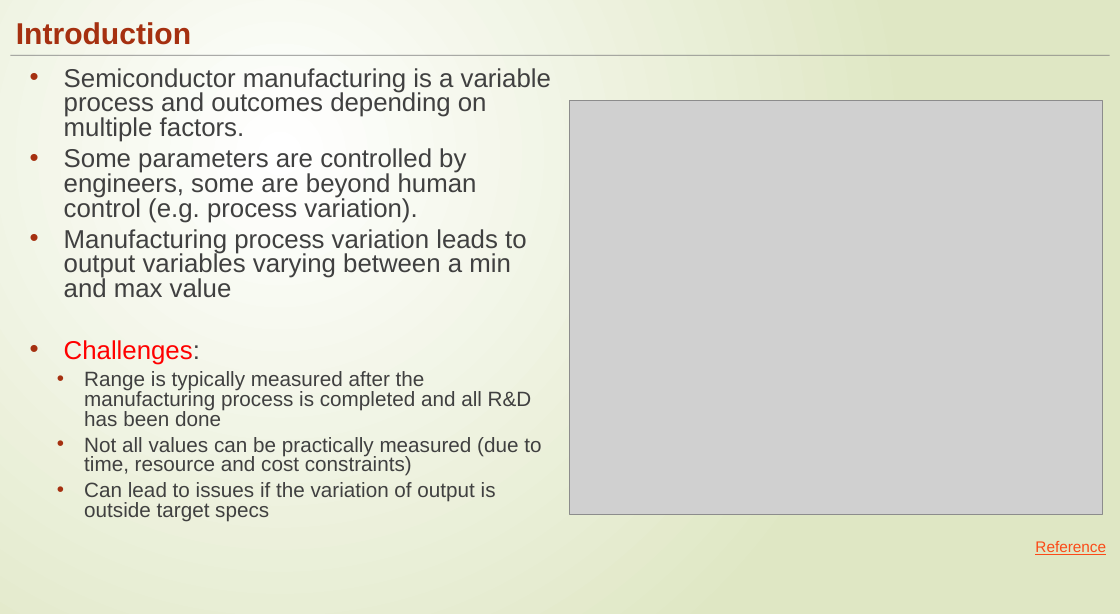
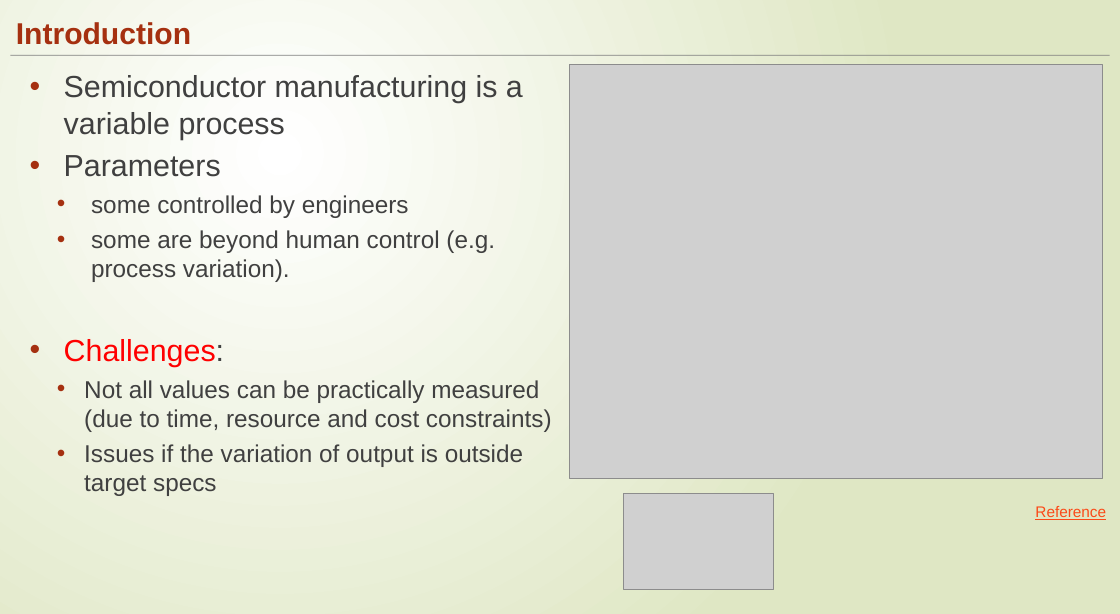
Before and after one commit to ngupta23/DS6372-PredictingPerformanceIntegratedCircuits1, a slide deck: slide 3 of Presentation/MSDS6372_Project1_Presentationv2.pptx. Drawn at 1120x614 pixels with LibreOffice and Linux fonts; fonts in the diff are those of the drawing; grey boxes stand for pictures. Boxes give left, top, right and bottom in pixels: in the first picture for what was removed or moved away, otherwise in the second. Text is boxed around its words. In the diff, an @@ line names an element or a change of style, - is before the commit and + after.

```diff
--- a/Presentation/MSDS6372_Project1_Presentationv2.pptx
+++ b/Presentation/MSDS6372_Project1_Presentationv2.pptx
@@ text at (x1=64, y1=75, x2=523, y2=282): text changed; size 34 to 32 pt @@
-• Semiconductor manufacturing is a variable process and outcomes depending on multiple factors.
-• Some parameters are controlled by engineers, some are beyond human control (e.g. process variation).
-• Manufacturing process variation leads to output variables varying between a min and max value
+• Semiconductor manufacturing is a variable process
+• Parameters
+  • some controlled by engineers
+  • some are beyond human control (e.g. process variation).
@@ picture moved from (x1=570, y1=100, x2=1102, y2=514) to (x1=570, y1=65, x2=1102, y2=478) @@
@@ text at (x1=64, y1=339, x2=552, y2=432): size 34 to 40 pt in "Challenges:"; size 27.2 to 32 pt in "Not all values can be practically measured ..."; line spacing 0.8 to 1 @@
@@ text at (x1=84, y1=371, x2=532, y2=426): paragraph removed @@
-  • Range is typically measured after the manufacturing process is completed and all R&D has been done
@@ text at (x1=84, y1=444, x2=523, y2=496): text changed; size 27.2 to 32 pt @@
-  • Can lead to issues if the variation of output is outside target specs
+  • Issues if the variation of output is outside target specs
@@ text "Reference" moved from (x1=1035, y1=541, x2=1106, y2=555) to (x1=1035, y1=506, x2=1106, y2=520) @@
@@ picture added at (x1=624, y1=493, x2=773, y2=589) @@
```
Also in this commit, not shown: 12 other slides changed.
